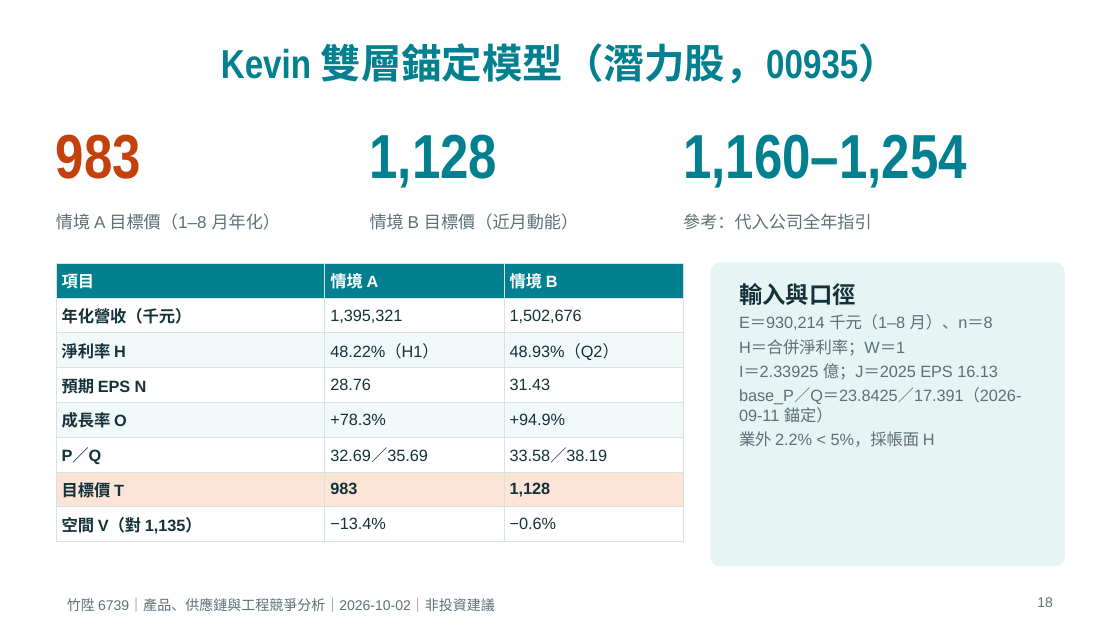
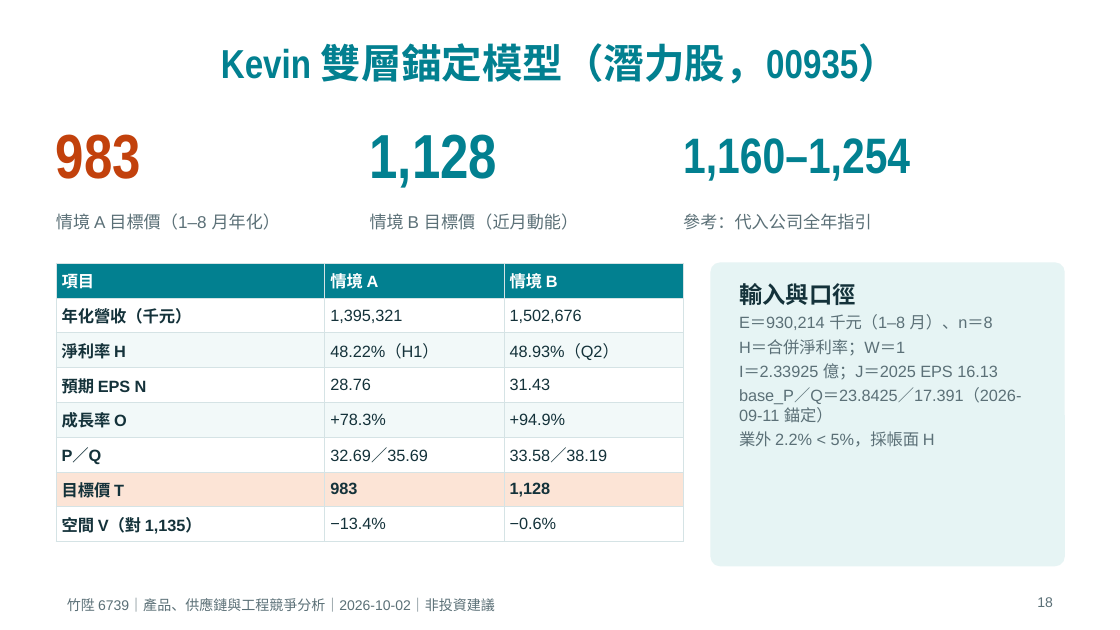
Before and after one commit to laichinan-design/kevin-stock-research-system, a slide deck: slide 18 of 研究資料/TPEX-6739/整合簡報/竹陞6739_產品供應鏈與工程競爭分析_23頁_20261002.pptx. Drawn at 1120x630 pixels with LibreOffice and Linux fonts; fonts in the diff are those of the drawing. Boxes give left, top, right and bottom in pixels: in the first picture for what was removed or moved away, otherwise in the second. Text is boxed around its words. In the diff, an @@ line names an element or a change of style, - is before the commit and + after.

```diff
--- a/研究資料/TPEX-6739/整合簡報/竹陞6739_產品供應鏈與工程競爭分析_23頁_20261002.pptx
+++ b/研究資料/TPEX-6739/整合簡報/竹陞6739_產品供應鏈與工程競爭分析_23頁_20261002.pptx
@@ text "1,160–1,254" at (683, 138, 910, 181): size 40 to 32 pt @@
```
Also in this commit, not shown: 4 other slides changed, 48 other files.
